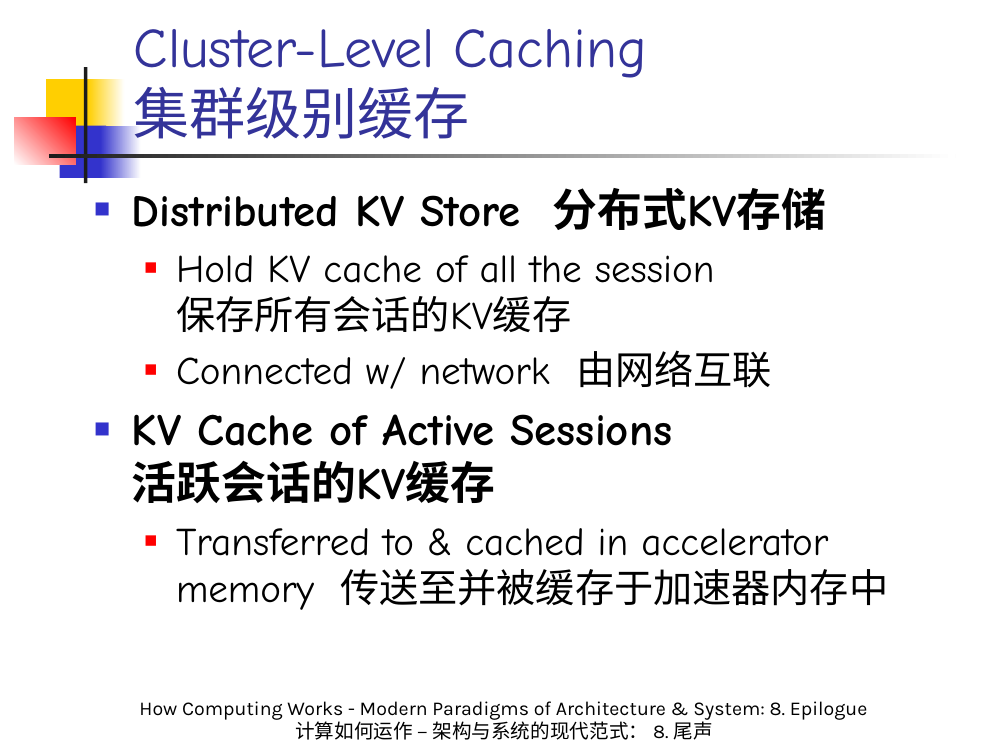
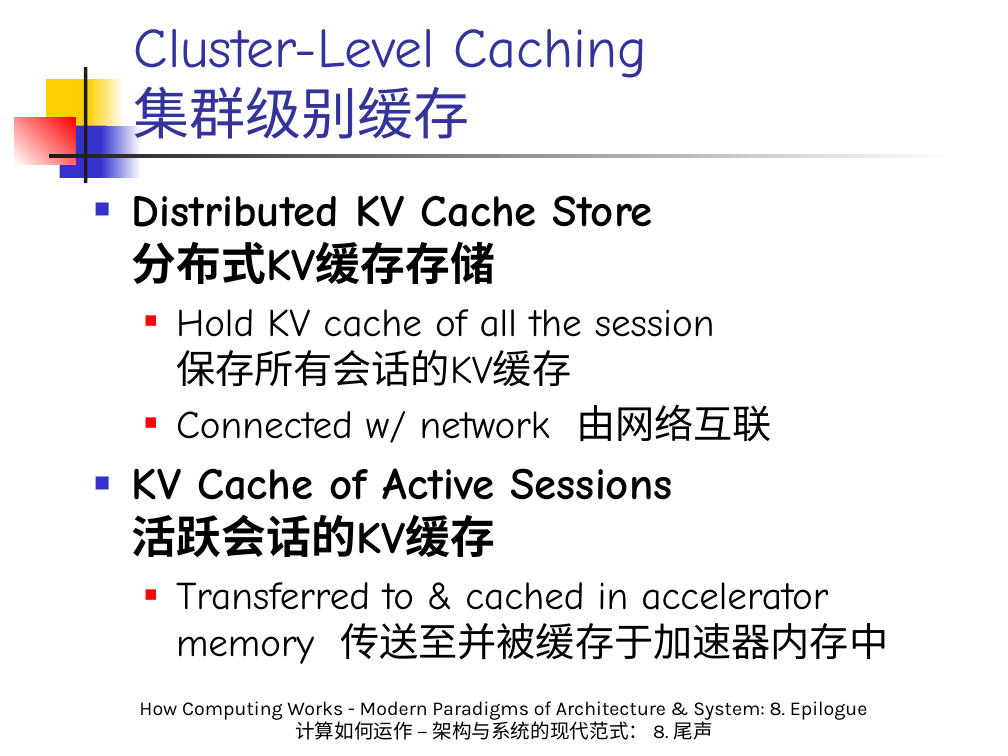
Before and after one commit to licongintel/courseMaterial, a slide deck: slide 37 of HCWMPA&S/Slides/8. Epilogue.pptx. Drawn at 1008x756 pixels with LibreOffice and Linux fonts; fonts in the diff are those of the drawing. Boxes give left, top, right and bottom in pixels: in the first picture for what was removed or moved away, otherwise in the second. Text is boxed around its words. In the diff, an @@ line names an element or a change of style, - is before the commit and + after.

```diff
--- a/HCWMPA&S/Slides/8. Epilogue.pptx
+++ b/HCWMPA&S/Slides/8. Epilogue.pptx
@@ text at box(132, 195, 653, 284): text changed @@
-■ Distributed KV Store 分布式KV存储
+■ Distributed KV Cache Store
+  分布式KV缓存存储
```
Also in this commit, not shown: 6 other slides changed, 3 slides added, 1 other file.
